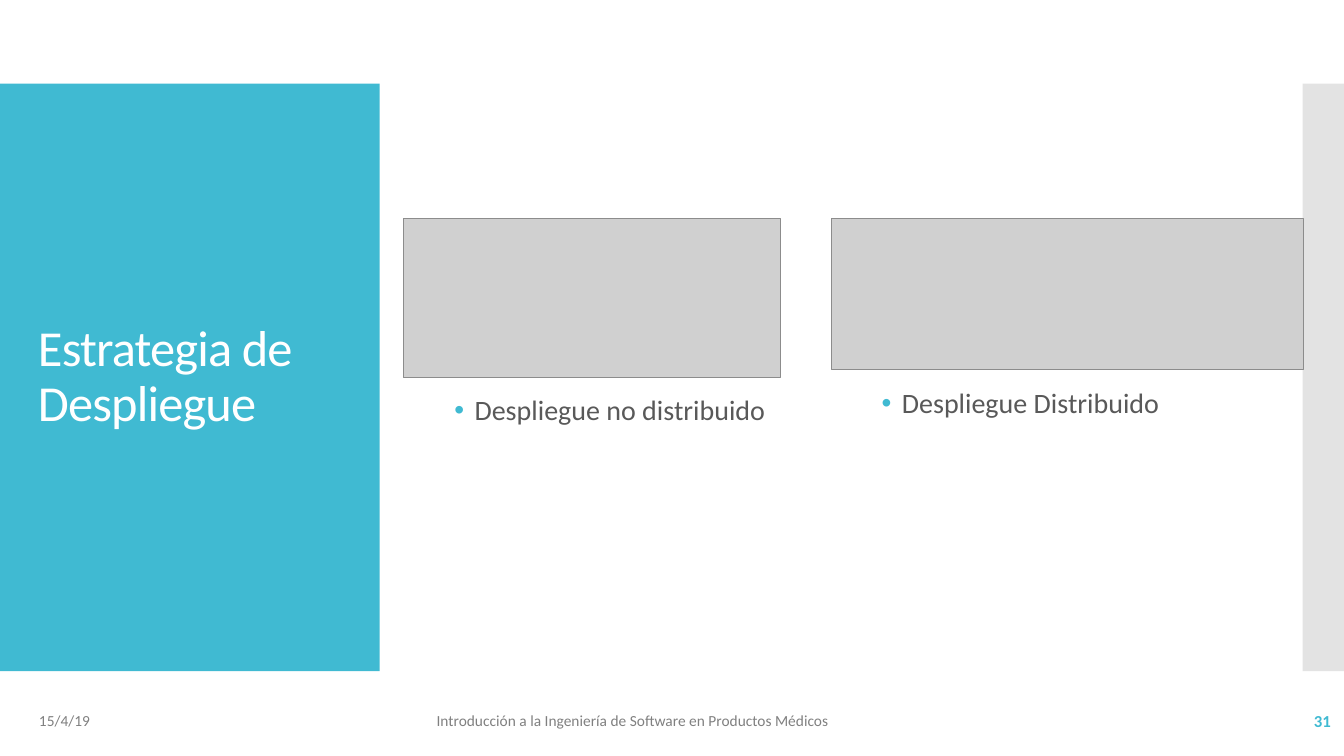
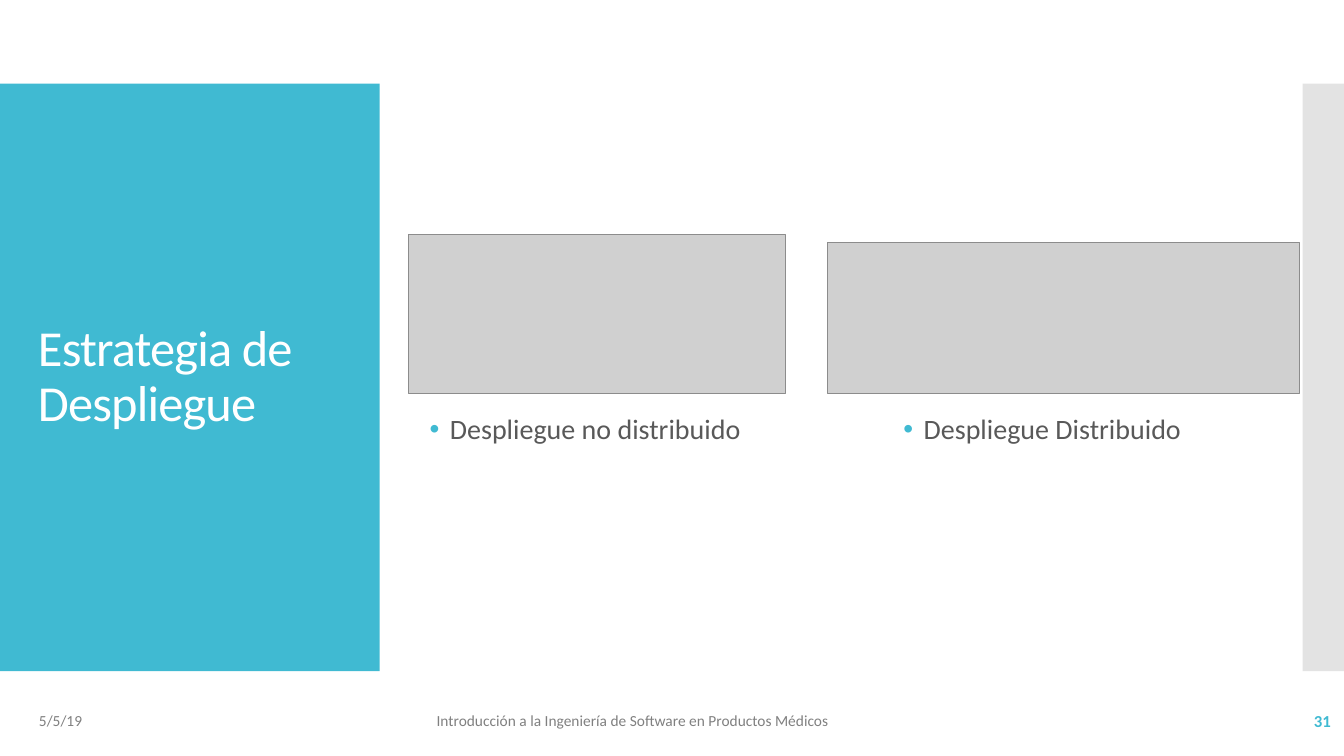
Before and after one commit to vvalotto/IS-en-Sistemas-Embebidos, a slide deck: slide 31 of 03 - IS - Arquitectura y Diseño.pptx. Drawn at 1344x756 pixels with LibreOffice and Linux fonts; fonts in the diff are those of the drawing; grey boxes stand for pictures. Boxes give left, top, right and bottom in pixels: in the first picture for what was removed or moved away, otherwise in the second. Text is boxed around its words. In the diff, an @@ line names an element or a change of style, - is before the commit and + after.

```diff
--- a/03 - IS - Arquitectura y Diseño.pptx
+++ b/03 - IS - Arquitectura y Diseño.pptx
@@ picture: place and size @@
-picture at (403,219,780,378)
+picture at (408,234,785,393)
@@ picture: place and size @@
-picture at (832,219,1305,370)
+picture at (828,243,1301,394)
@@ text "Despliegue no distribuido": place and size @@
-text "Despliegue no distribuido" at (475,400,765,425)
+text "Despliegue no distribuido" at (450,419,741,444)
@@ text "Despliegue Distribuido": place and size @@
-text "Despliegue Distribuido" at (902,393,1159,418)
+text "Despliegue Distribuido" at (924,419,1180,444)
@@ text at (39,715,82,727): text changed @@
-15/4/19
+5/5/19
```
Also in this commit, not shown: 78 other slides changed, 1 slide added, 1 slide removed, 5 other files.
